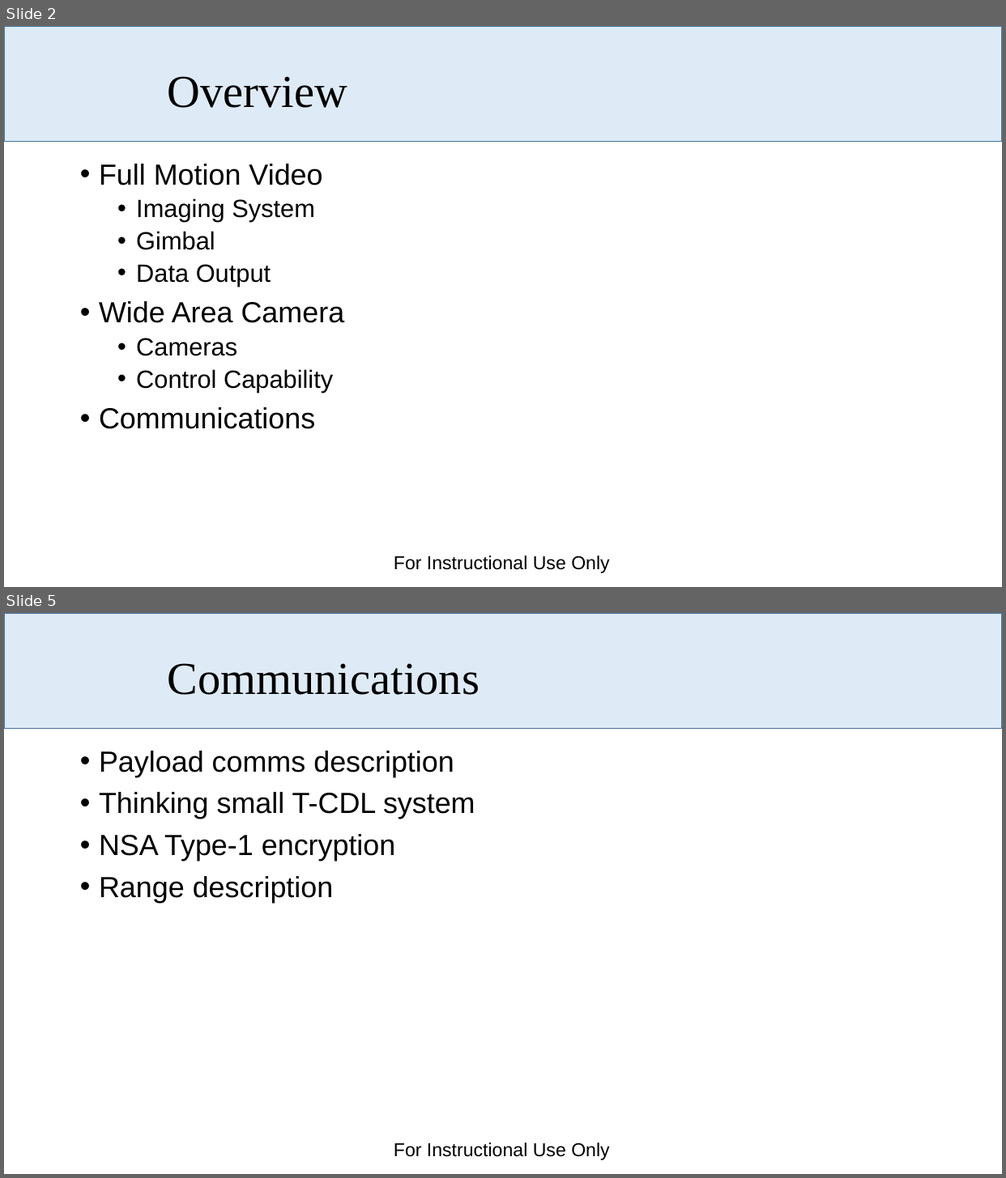
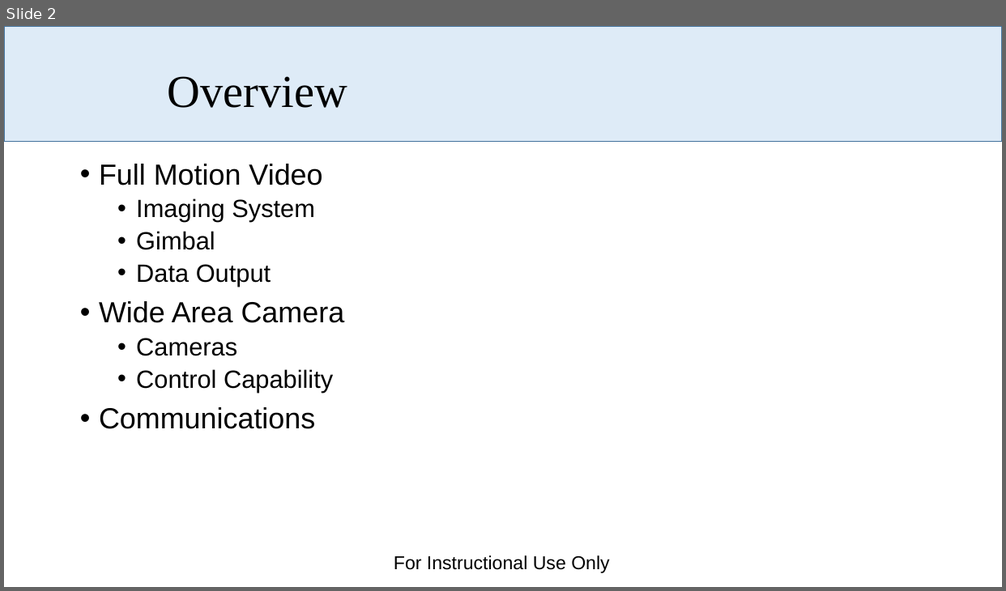
Before and after one commit to dabarrett/rqmtReviewer, a slide deck: Documents/Payloads Overview.pptx. Shown one above the other, each under a label of ours: slides 2 and 5 before the commit, slide 2 after it; the slides between them are not shown. The pictures are 1006x1178 and 1006x591 pixels, drawn with LibreOffice and Linux fonts; fonts in the diff are those of the drawing; background and template pictures are left out. Boxes give left, top, right and bottom in pixels: in the first picture for what was removed or moved away, otherwise in the second. Text is boxed around its words. In the diff, an @@ line names an element or a change of style, - is before the commit and + after.

```diff
--- a/Documents/Payloads Overview.pptx
+++ b/Documents/Payloads Overview.pptx
@@ slide 5 removed at [4,613,1002,1174], background #FFFFFF; not listed: 2 template elements that a slide beside it also shows @@
@@ title removed at [168,663,479,695] @@
-Communications
@@ text removed at [99,751,475,903] @@
-• Payload comms description
-• Thinking small T-CDL system
-• NSA Type-1 encryption
-• Range description
```
Also in this commit, not shown: 4 slides added, 2 other slides removed, 4 other files.
